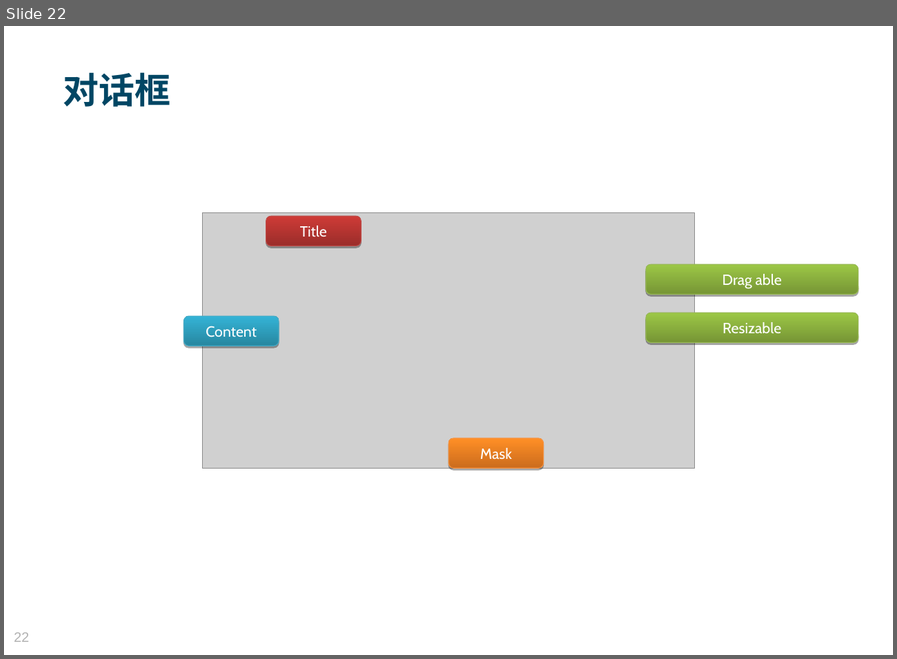
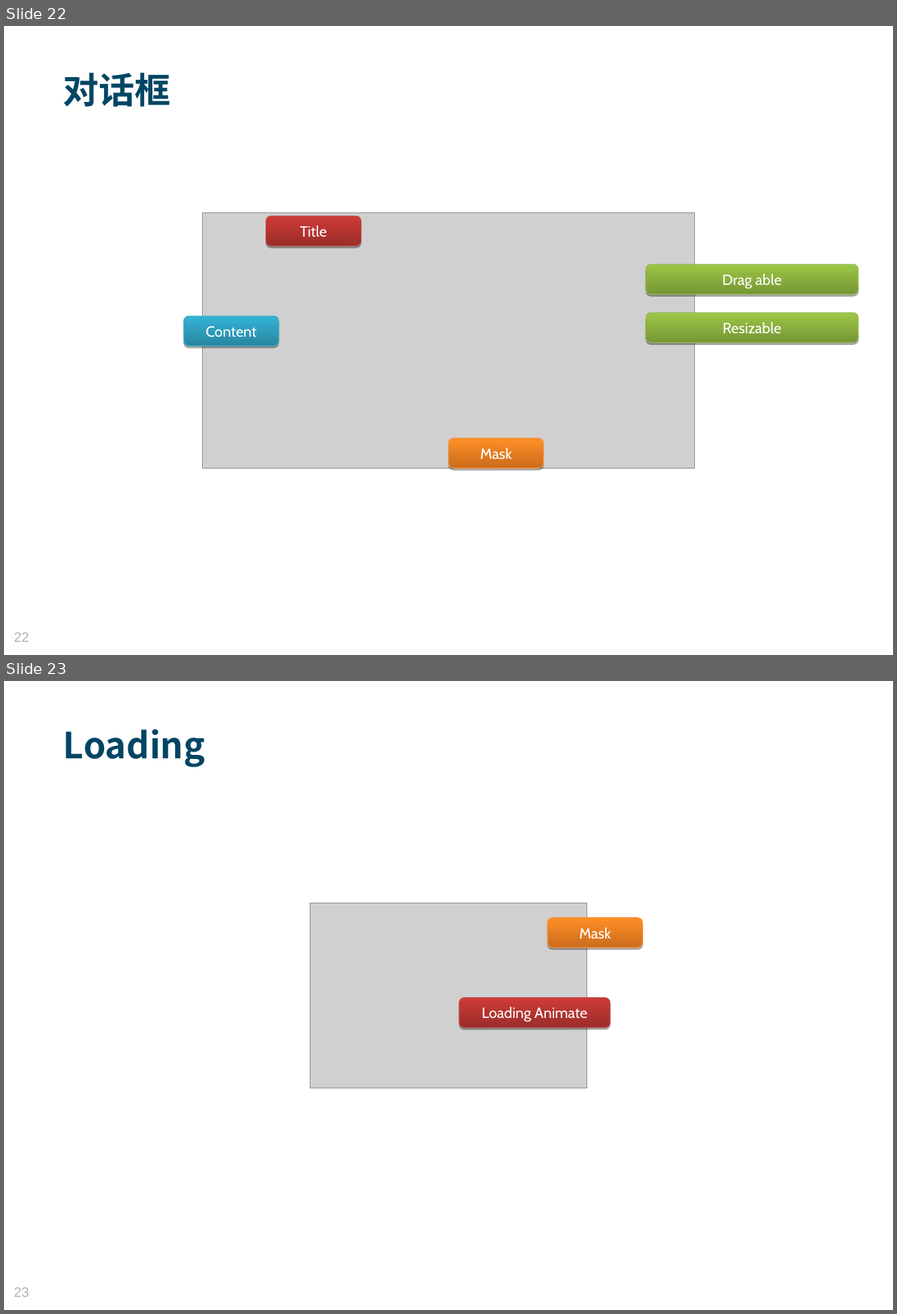
Before and after one commit to MosesZhu/Cube, a slide deck: Document/New Webframework Introduction.ppt. Shown one above the other, each under a label of ours: slide 22 before the commit, slides 22 and 23 after it. The pictures are 897x659 and 897x1314 pixels, drawn with LibreOffice and Linux fonts; fonts in the diff are those of the drawing; grey boxes stand for pictures; background and template pictures are left out. Boxes give left, top, right and bottom in pixels: in the first picture for what was removed or moved away, otherwise in the second. Text is boxed around its words. In the diff, an @@ line names an element or a change of style, - is before the commit and + after.

```diff
--- a/Document/New Webframework Introduction.ppt
+++ b/Document/New Webframework Introduction.ppt
@@ slide 23 added at (4, 681, 893, 1310), background picture (left out) @@
@@ text added at (63, 729, 205, 767), 34 pt, text #004664, bold @@
+Loading
@@ picture added at (310, 902, 587, 1087) @@
@@ rounded rectangle added at (548, 918, 643, 947), fill gradient #CB6C1D to #FF8F26, outline #F69240 0.74 pt, 14 pt, text #FFFFFF @@
+Mask
@@ rounded rectangle added at (459, 997, 610, 1027), fill gradient #9B2D2A to #CE3B37, outline #BE4B48 0.74 pt, 14 pt, text #FFFFFF @@
+Loading Animate
@@ page number added at (14, 1287, 29, 1296), 13 pt, text #B2B2B2 @@
+23
```
Also in this commit, not shown: 4 slides changed, 1 other slide added, 1 slide removed, 4 other files.
